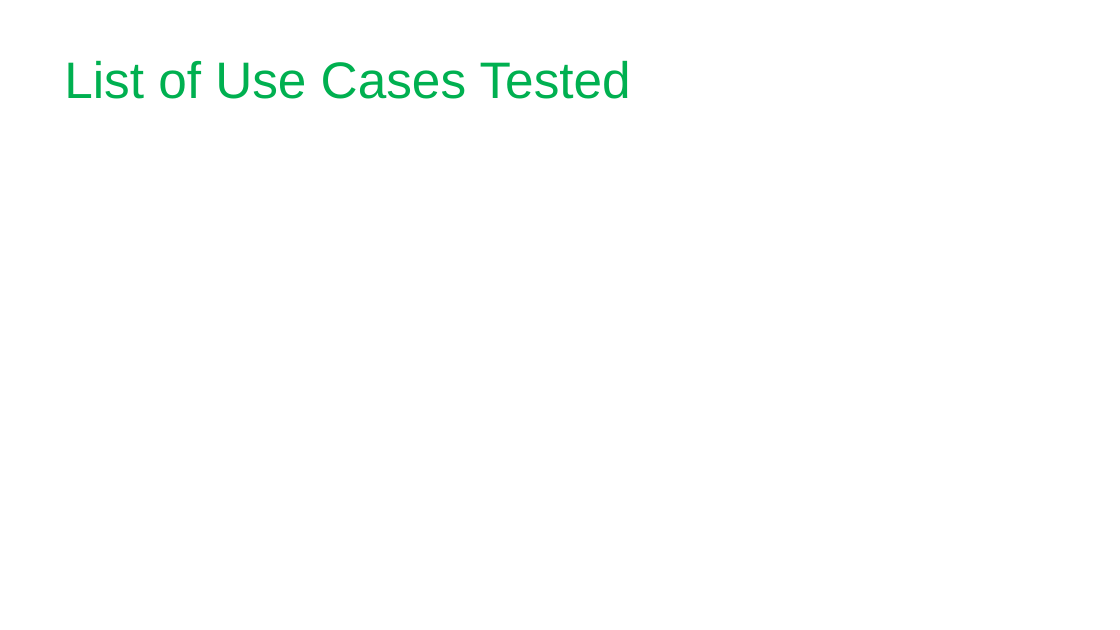
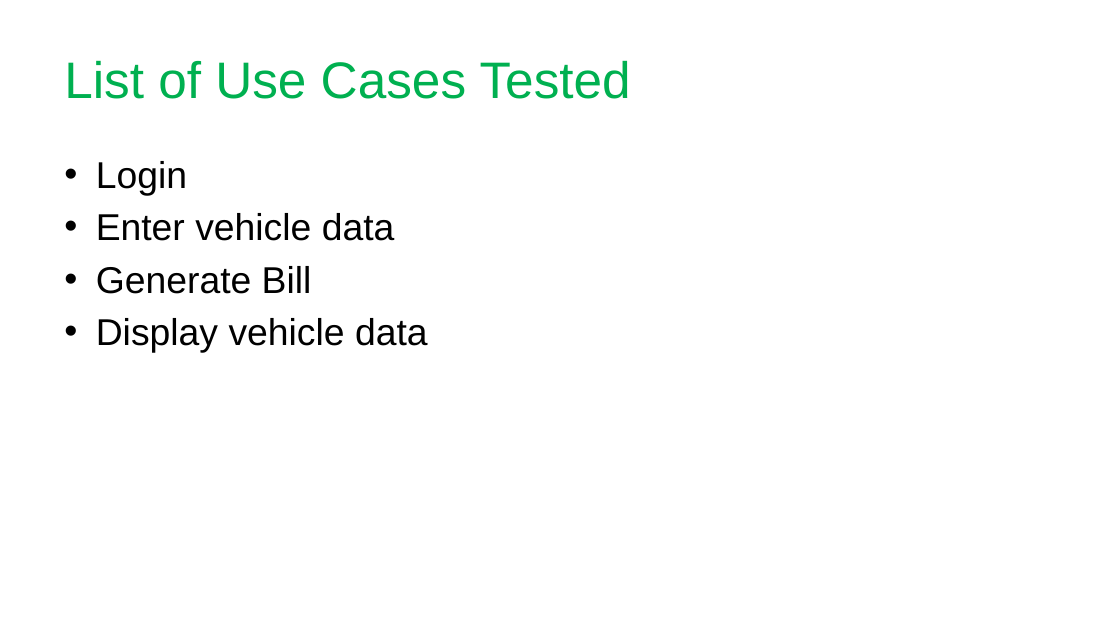
Before and after one commit to Jindal268/CS223_Apr18_15, a slide deck: slide 8 of presentation.pptx. Drawn at 1120x630 pixels with LibreOffice and Linux fonts; fonts in the diff are those of the drawing. Boxes give left, top, right and bottom in pixels: in the first picture for what was removed or moved away, otherwise in the second. Text is boxed around its words. In the diff, an @@ line names an element or a change of style, - is before the commit and + after.

```diff
--- a/presentation.pptx
+++ b/presentation.pptx
@@ text added at [96,161,428,353], 32 pt, text #000000 @@
+• Login
+• Enter vehicle data
+• Generate Bill
+• Display vehicle data
```
Also in this commit, not shown: 2 other slides changed, 1 other file.
